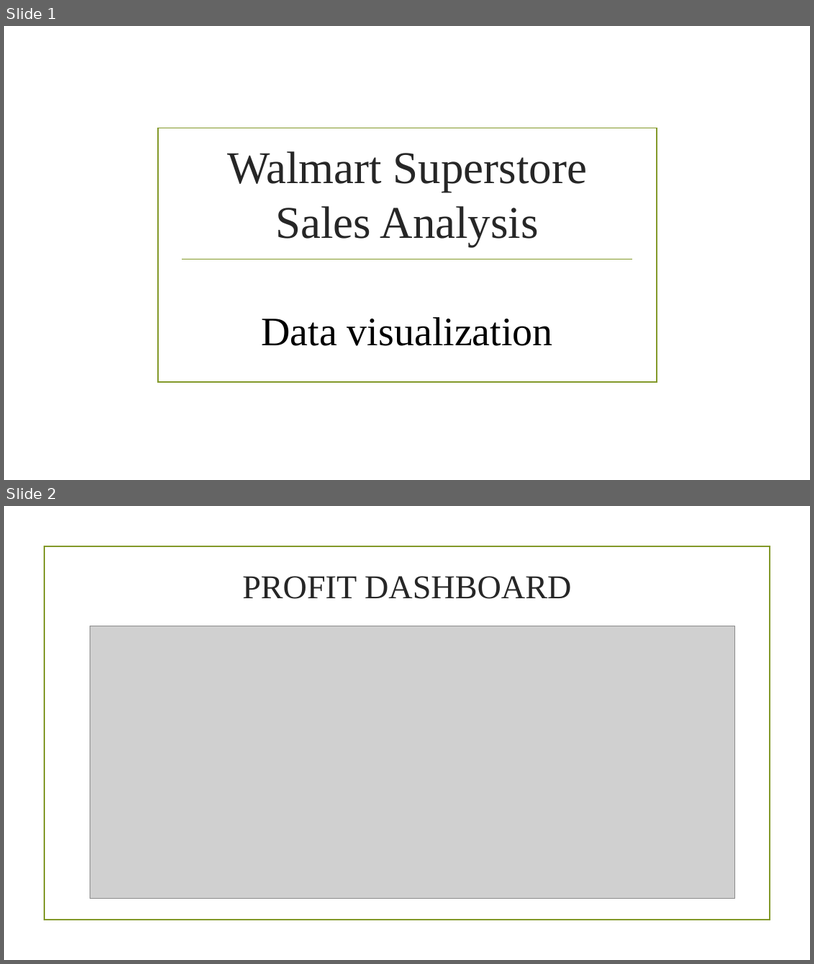
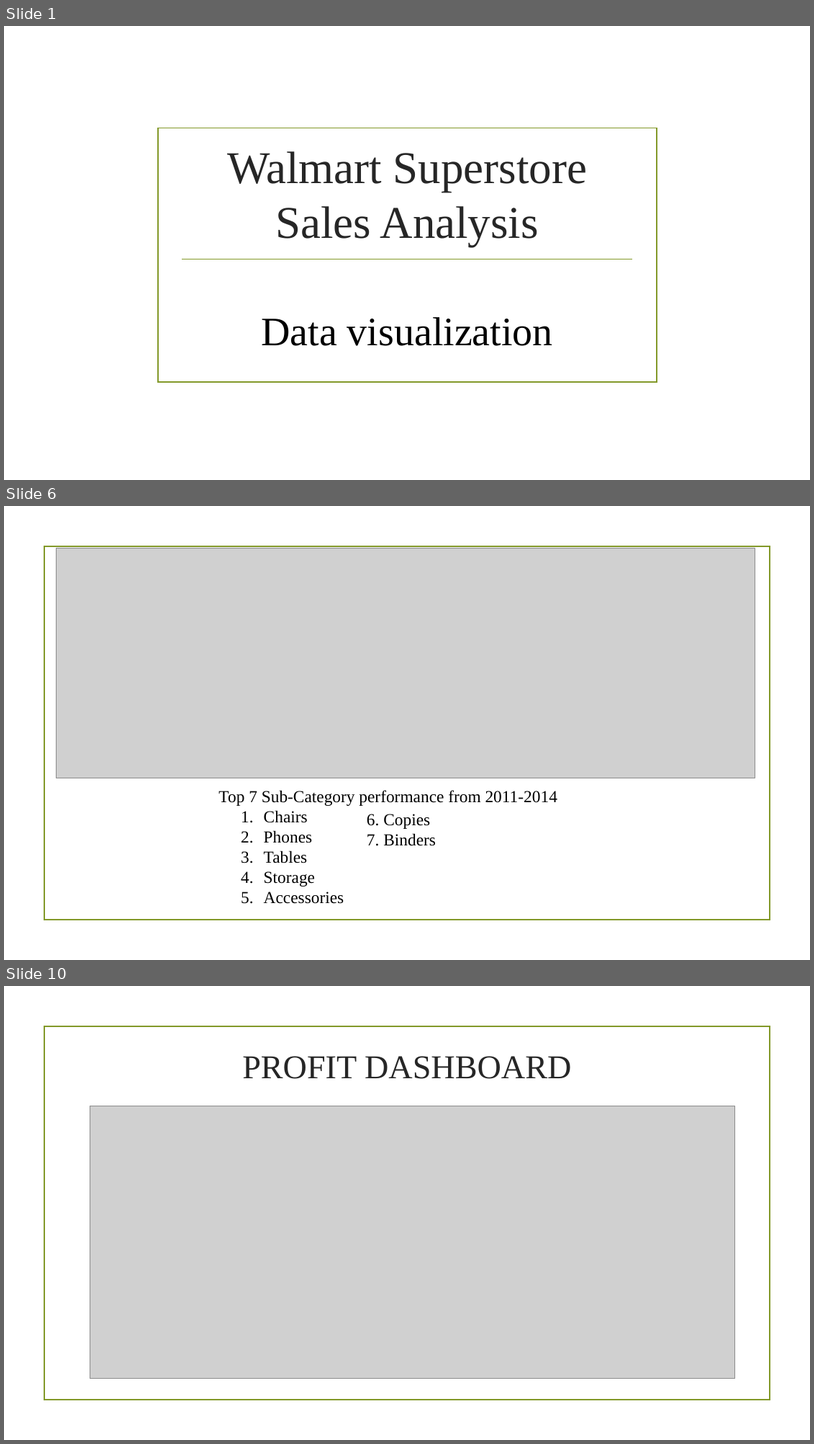
Before and after one commit to Leon199630/WALMART-ANALYSIS, a slide deck: WALMART PPT.pptx. Shown one above the other, each under a label of ours: slides 1 and 2 before the commit, slides 1, 6 and 10 after it; the slides between them are not shown. The pictures are 814x964 and 814x1444 pixels, drawn with LibreOffice and Linux fonts; fonts in the diff are those of the drawing; grey boxes stand for pictures; background and template pictures are left out. Boxes give left, top, right and bottom in pixels: in the first picture for what was removed or moved away, otherwise in the second. Text is boxed around its words. In the diff, an @@ line names an element or a change of style, - is before the commit and + after.

```diff
--- a/WALMART PPT.pptx
+++ b/WALMART PPT.pptx
@@ slide 6 added at bbox=[4, 506, 810, 960], background picture (left out); not listed: 1 template element that a slide beside it also shows @@
@@ picture added at bbox=[57, 548, 756, 777] @@
@@ text added at bbox=[219, 790, 558, 903], 20 pt, text #000000 @@
+Top 7 Sub-Category performance from 2011-2014
+  1. Chairs
+  2. Phones
+  3. Tables
+  4. Storage
+  5. Accessories
@@ text added at bbox=[367, 813, 436, 846], 20 pt, text #000000 @@
+6. Copies
+7. Binders
@@ what was slide 2 is now slide 10 @@
```
Also in this commit, not shown: 1 slide changed, 19 other slides added, 2 slides removed.
